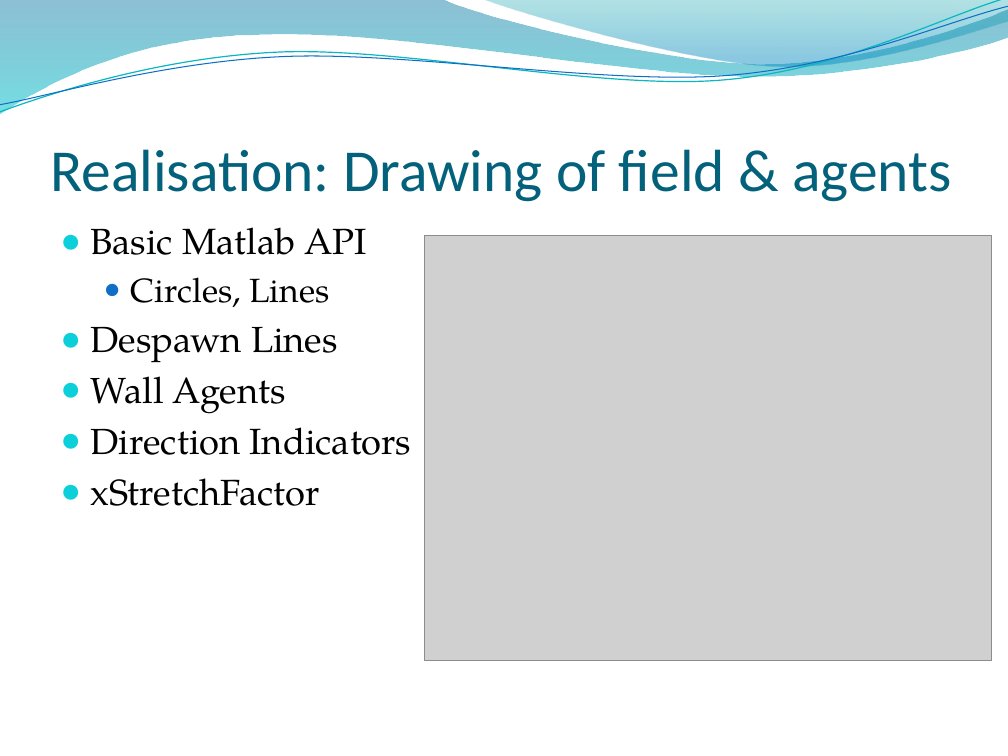
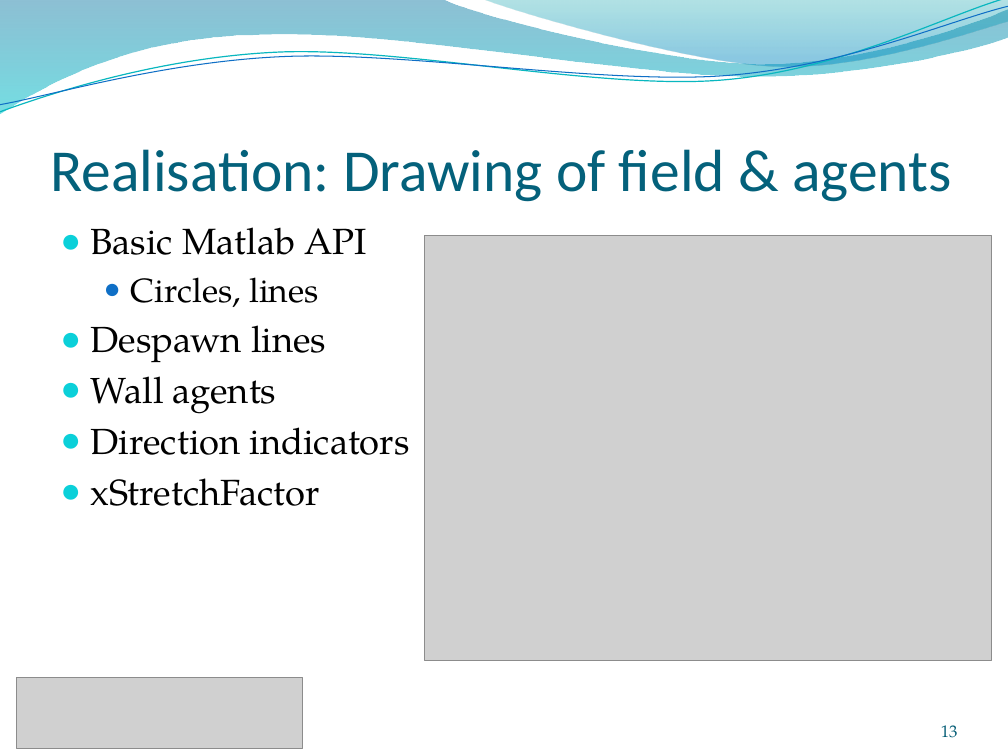
Before and after one commit to ratheile/MSSSM, a slide deck: slide 13 of presentation/Presentation.pptx. Drawn at 1008x756 pixels with LibreOffice and Linux fonts; fonts in the diff are those of the drawing; grey boxes stand for pictures; background and template pictures are left out. Boxes give left, top, right and bottom in pixels: in the first picture for what was removed or moved away, otherwise in the second. Text is boxed around its words. In the diff, an @@ line names an element or a change of style, - is before the commit and + after.

```diff
--- a/presentation/Presentation.pptx
+++ b/presentation/Presentation.pptx
@@ text at (x1=91, y1=277, x2=410, y2=455): text changed @@
-  ● Circles, Lines
-● Despawn Lines
-● Wall Agents
-● Direction Indicators
+  ● Circles, lines
+● Despawn lines
+● Wall agents
+● Direction indicators
@@ picture added at (x1=17, y1=677, x2=302, y2=749) @@
@@ page number added at (x1=941, y1=725, x2=958, y2=738), 12 pt, text #045D75 @@
+13
```
Also in this commit, not shown: 23 other slides changed, 1 other file.
